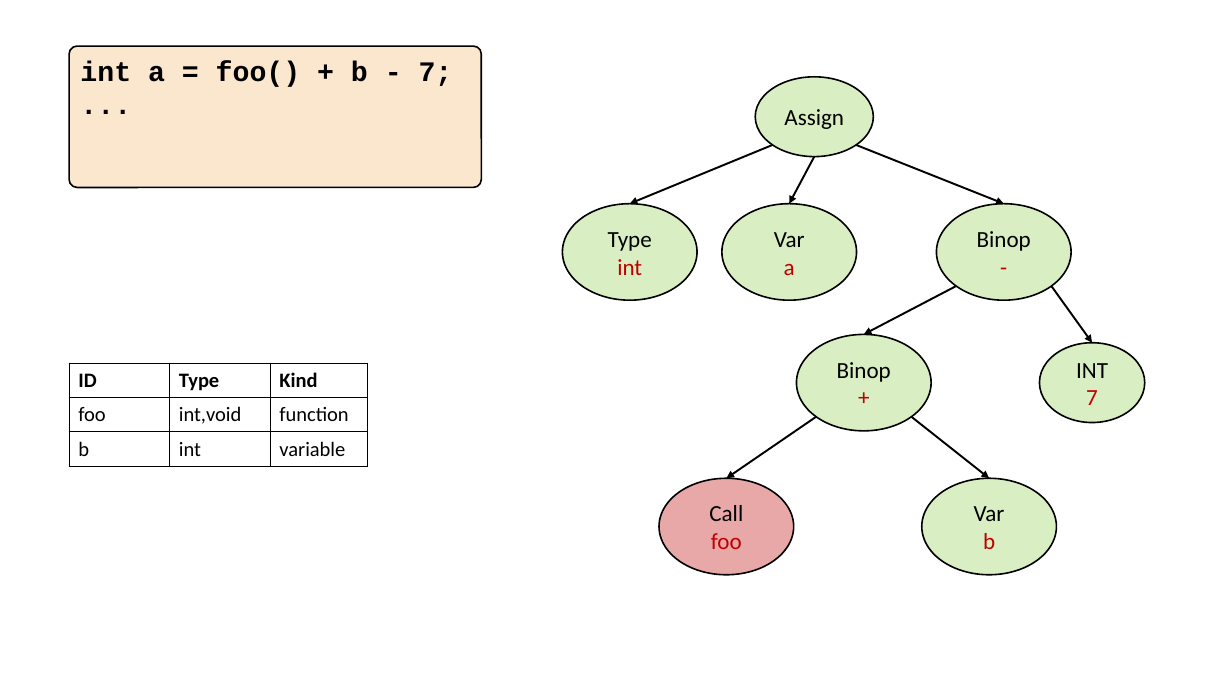
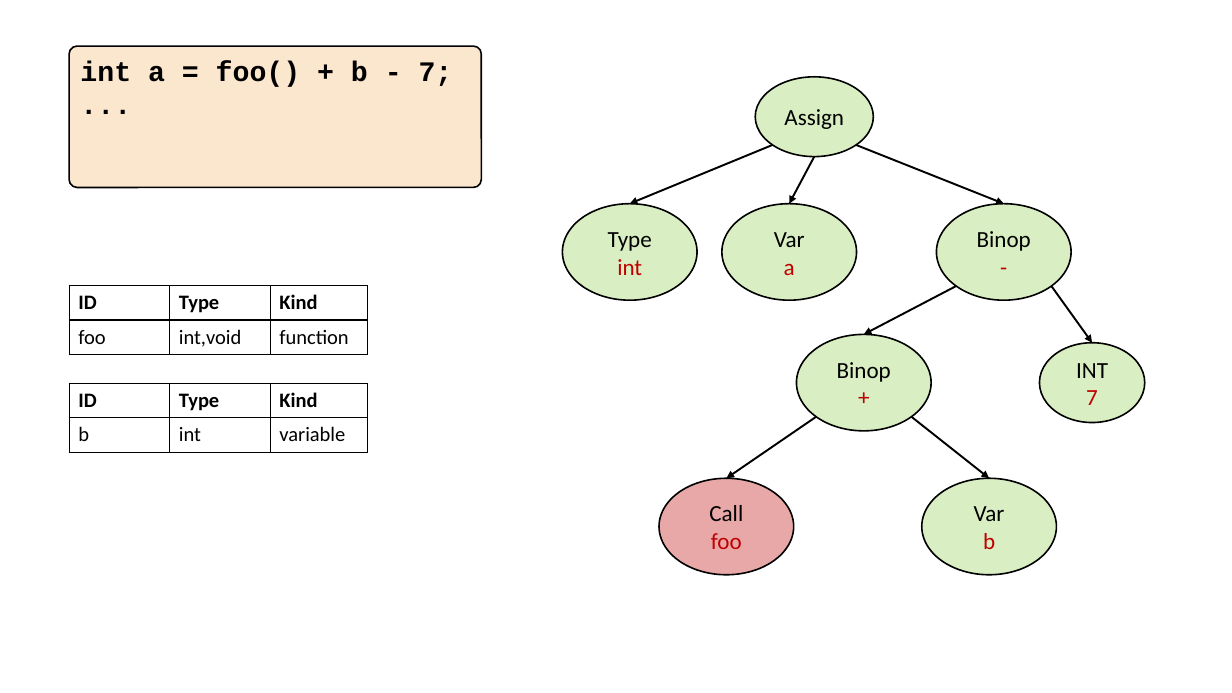
Before and after one commit to nivshani/compilation, a slide deck: slide 33 of slides/semantic.pptx. Drawn at 1232x693 pixels with LibreOffice and Linux fonts; fonts in the diff are those of the drawing. Boxes give left, top, right and bottom in pixels: in the first picture for what was removed or moved away, otherwise in the second. Text is boxed around its words. In the diff, an @@ line names an element or a change of style, - is before the commit and + after.

```diff
--- a/slides/semantic.pptx
+++ b/slides/semantic.pptx
@@ table added at <box>69,286,369,353</box>, 2 rows, 3 columns @@
+ID | Type | Kind
+foo | int,void | function
@@ table at <box>69,384,369,451</box> @@
-row 2: foo | int,void | function
@@ table: place and size @@
-table at <box>69,363,369,465</box>
+table at <box>69,384,369,451</box>
```
Also in this commit, not shown: 11 other slides changed, 2 slides added, 1 slide removed, 1 other file.
